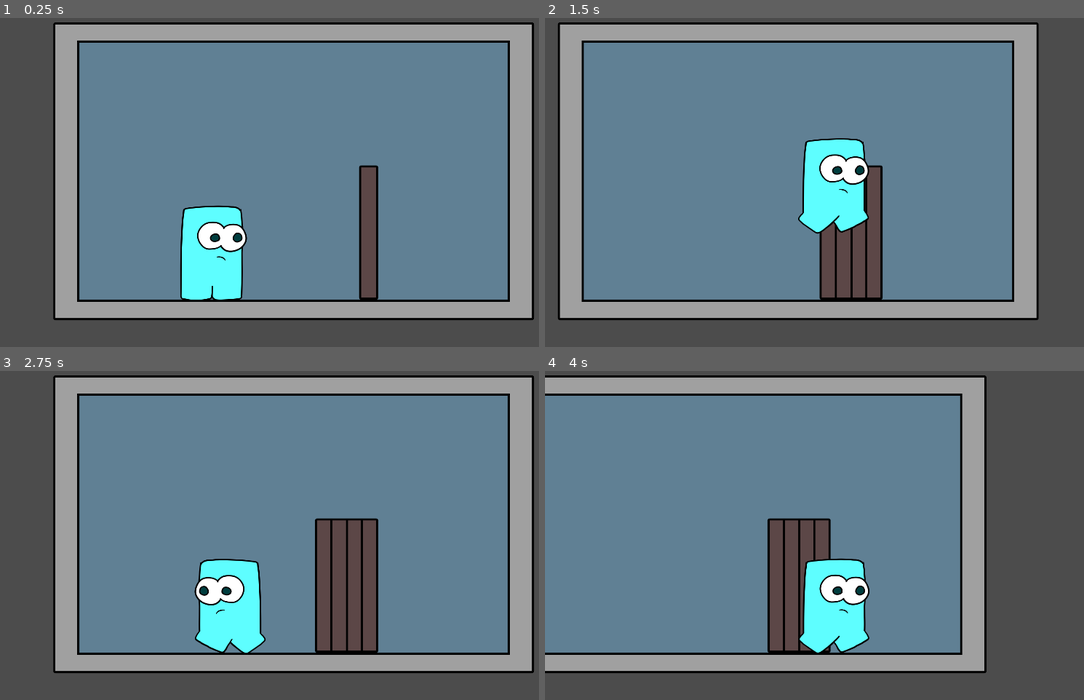
Above: before the commit, frames 1-4 (two rows, left to right).
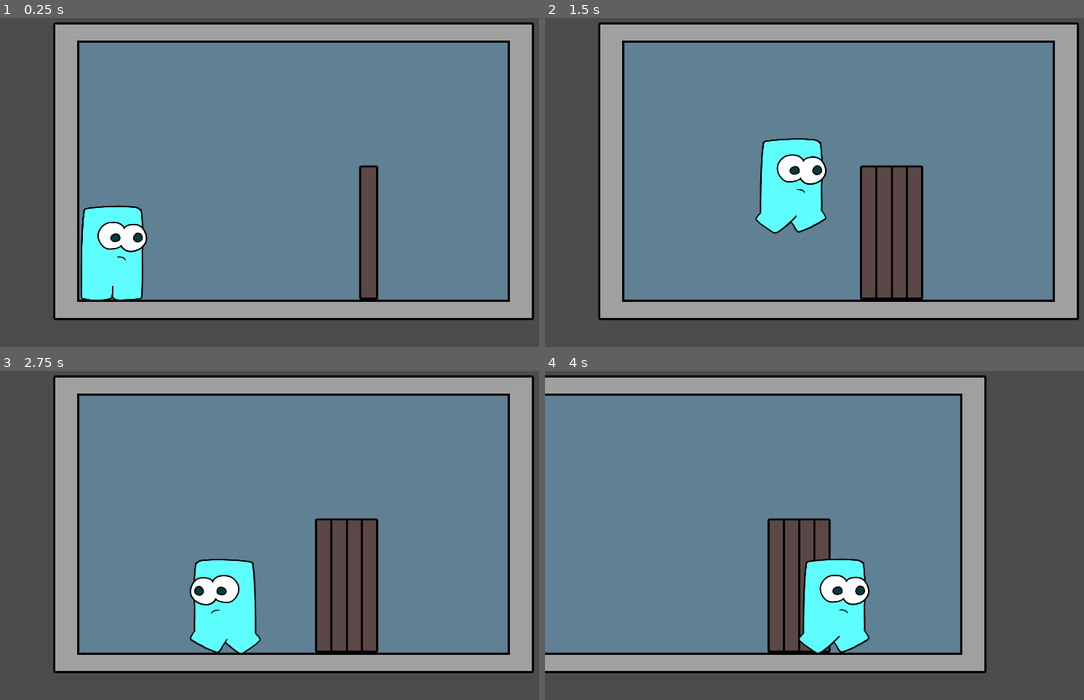
Above: after the commit, the same moments.

Repository: Project-escape/protype-1
Game: Godot game, scene res://scenes/room_door_sample.tscn
Same seed, same stepped clock (60 frames per second), same inputs: the game is played once before the commit and once after it. This scene is started directly instead of the project's main scene.
Inputs:
- Up to frame 1 (0.25 s): no input
- Up to frame 2 (1.5 s): tap Enter at 0.5 s; hold Right (right) from 0.53 s (still down); tap E (action) at 0.6, 1.35 s; tap Space (jump) at 0.77 s
- Up to frame 3 (2.75 s): tap Space (jump) at 1.52 s; release Right (right) at 2.03 s; hold Left (left) from 2.03 s (still down); tap E (action) at 2.1 s
- Up to frame 4 (4 s): release Left (left) at 2.78 s; hold Right (right) from 2.78 s (still down); tap E (action) at 2.85, 3.6 s; tap Space (jump) at 3.02, 3.77 s

The runs differ from the first frame. In frame 1, 6.6% of the frame differs, in the area x 14-46%, y 56-86%; in frame 2, 31%, in the area x 2-100%, y 1-92%; in frame 3, 1.2%; in frame 4, nothing differs.

Commit message:
added door sensor

Diff:
--- a/scenes/door.tscn
+++ b/scenes/door.tscn
@@ -1,25 +1,29 @@
-[gd_scene load_steps=7 format=2]
+[gd_scene load_steps=9 format=2]
 
 [ext_resource path="res://script/door.gd" type="Script" id=1]
 [ext_resource path="res://assests/Items/door open.png" type="Texture" id=2]
 [ext_resource path="res://assests/Items/door close.png" type="Texture" id=3]
 [ext_resource path="res://sounds/close_door_1.wav" type="AudioStream" id=4]
+[ext_resource path="res://scenes/toggle.gd" type="Script" id=5]
 
 [sub_resource type="SpriteFrames" id=1]
 animations = [ {
+"frames": [ ExtResource( 3 ), ExtResource( 2 ) ],
+"loop": false,
+"name": "open_door",
+"speed": 5.0
+}, {
 "frames": [ ExtResource( 2 ), ExtResource( 3 ) ],
 "loop": false,
 "name": "close_door",
-"speed": 5.0
-}, {
-"frames": [ ExtResource( 3 ), ExtResource( 2 ) ],
-"loop": false,
-"name": "open_door",
 "speed": 5.0
 } ]
 
 [sub_resource type="RectangleShape2D" id=2]
 extents = Vector2( 24.3445, 195.754 )
+
+[sub_resource type="CircleShape2D" id=3]
+radius = 204.943
 
 [node name="door" type="Node2D"]
 script = ExtResource( 1 )
@@ -37,3 +41,10 @@
 
 [node name="Door" type="AudioStreamPlayer2D" parent="."]
 stream = ExtResource( 4 )
+
+[node name="toggle" type="Area2D" parent="."]
+script = ExtResource( 5 )
+
+[node name="CollisionShape2D" type="CollisionShape2D" parent="toggle"]
+shape = SubResource( 3 )
+[connection signal="body_entered" from="toggle" to="toggle" method="_on_toggle_body_entered"]
--- a/scenes/gameboy.tscn
+++ b/scenes/gameboy.tscn
@@ -1,9 +1,8 @@
-[gd_scene load_steps=12 format=2]
+[gd_scene load_steps=11 format=2]
 
 [ext_resource path="res://assests/Player/idle.png" type="Texture" id=1]
 [ext_resource path="res://script/gameboy.gd" type="Script" id=2]
 [ext_resource path="res://sounds/jump1.ogg" type="AudioStream" id=3]
-[ext_resource path="res://sounds/sfx_sounds_impact10.wav" type="AudioStream" id=4]
 [ext_resource path="res://assests/Player/walk (2).png" type="Texture" id=5]
 [ext_resource path="res://assests/Player/air.png" type="Texture" id=6]
 
@@ -71,5 +70,4 @@
 pitch_scale = 1.27
 
 [node name="SoundHurt" type="AudioStreamPlayer" parent="."]
-stream = ExtResource( 4 )
 [connection signal="timeout" from="Timer" to="." method="_on_Timer_timeout"]
--- a/scenes/room_door_sample.tscn
+++ b/scenes/room_door_sample.tscn
@@ -43,7 +43,7 @@
 shape = SubResource( 2 )
 
 [node name="gameboy" parent="." instance=ExtResource( 1 )]
-position = Vector2( -232.545, 131.235 )
+position = Vector2( -520.514, 133.638 )
 scale = Vector2( 1, 1 )
 
 [node name="Camera2D" type="Camera2D" parent="gameboy"]
--- /dev/null
+++ b/scenes/toggle.gd
@@ -0,0 +1,24 @@
+extends Area2D
+
+var closed = true
+
+# Declare member variables here. Examples:
+# var a = 2
+# var b = "text"
+
+
+# Called when the node enters the scene tree for the first time.
+
+
+
+
+# Called every frame. 'delta' is the elapsed time since the previous frame.
+#func _process(delta):
+#	pass
+
+
+
+
+
+func _on_toggle_body_entered(body):
+	print("entered opening zone")
Not shown, added: sounds/AAAGH1.wav.import
Not shown, added: sounds/Cry+1.wav.import
Not shown, added: sounds/Hiccup+Hicough+3.wav.import
Not shown, added: sounds/Laugh+2.wav.import
Not shown, added: sounds/SCREAM_4.wav.import
Not shown, added: sounds/SQUISH11.wav.import
Not shown, added: sounds/gravelwalk.wav.import
Not shown, added: sounds/heartbeat.wav.import
Not shown, added: sounds/wickedwitchlaugh.wav.import
